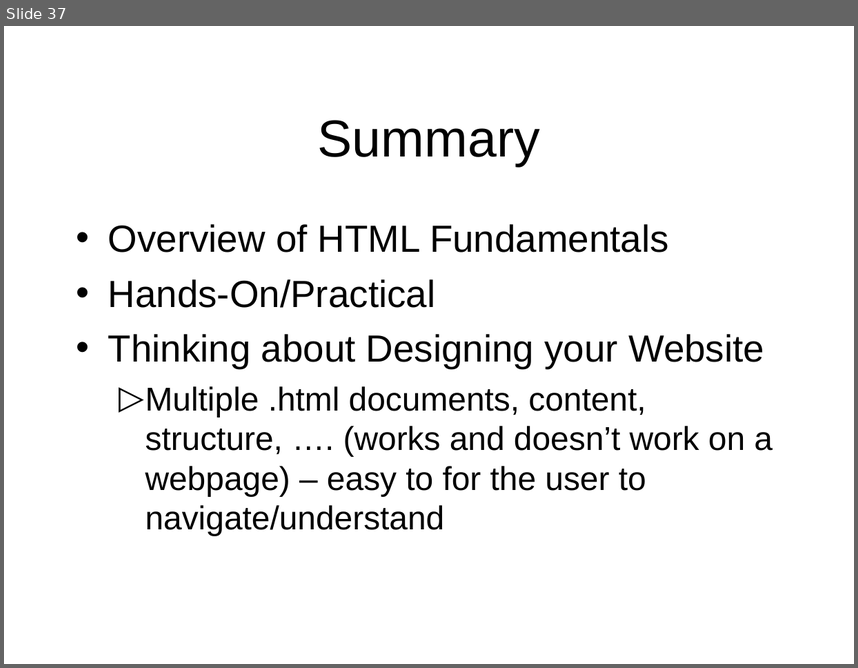
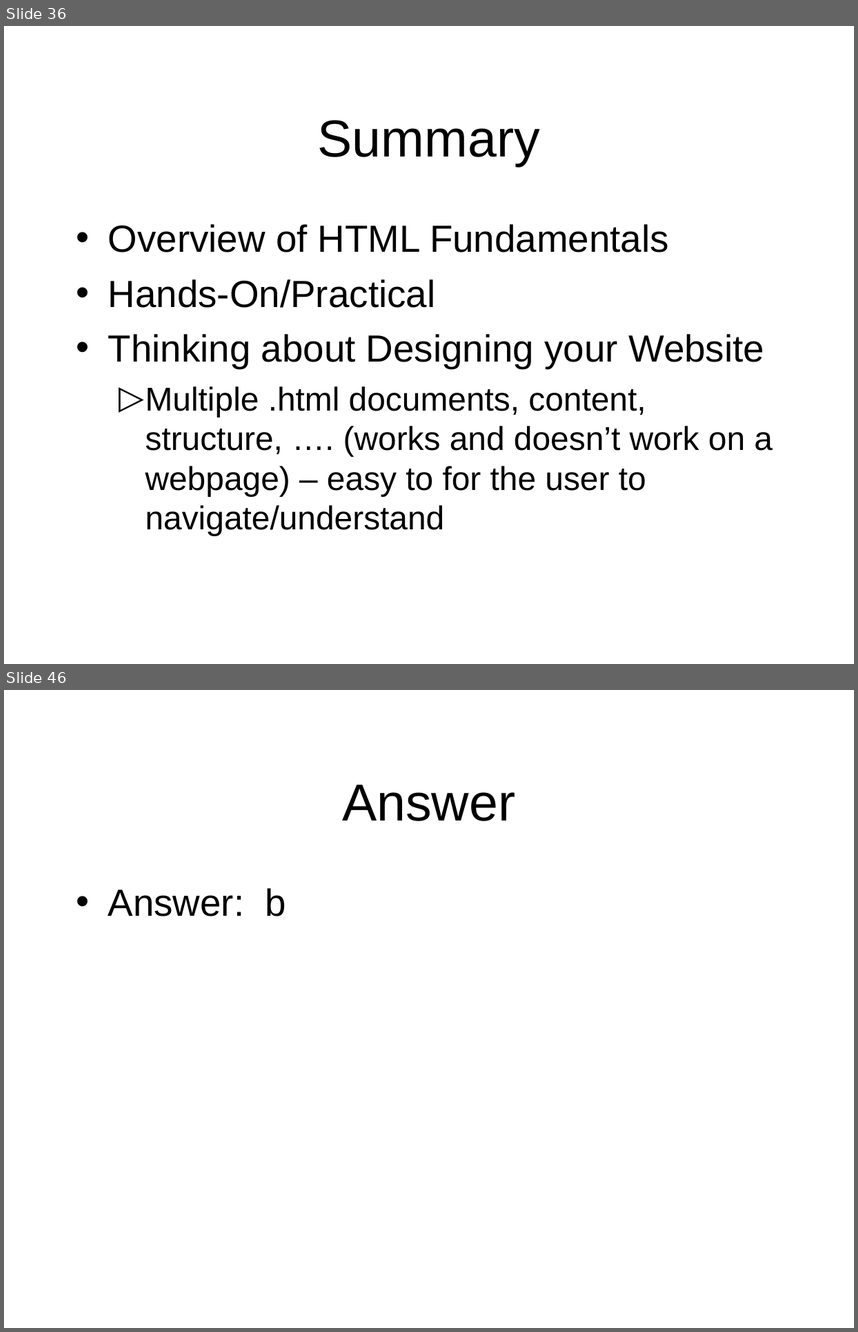
Before and after one commit to octaviordz/zjnu2017.github.io, a slide deck: WAD/lectures/020--HTML.Fundamentals.ppt. Shown one above the other, each under a label of ours: slide 37 before the commit, slides 36 and 46 after it; the slides between them are not shown. The pictures are 858x668 and 858x1332 pixels, drawn with LibreOffice and Linux fonts; fonts in the diff are those of the drawing. Boxes give left, top, right and bottom in pixels: in the first picture for what was removed or moved away, otherwise in the second. Text is boxed around its words. In the diff, an @@ line names an element or a change of style, - is before the commit and + after.

```diff
--- a/WAD/lectures/020--HTML.Fundamentals.ppt
+++ b/WAD/lectures/020--HTML.Fundamentals.ppt
@@ slide 46 added at [4, 690, 854, 1328], background #FFFFFF @@
@@ title added at [342, 785, 515, 821], 44 pt, text #000000 @@
+Answer
@@ text added at [108, 888, 286, 916], 32 pt, text #000000 @@
+• Answer: b
@@ what was slide 37 is now slide 36 @@
```
Also in this commit, not shown: 7 slides changed, 36 other slides added, 1 slide removed, 1 other file.
